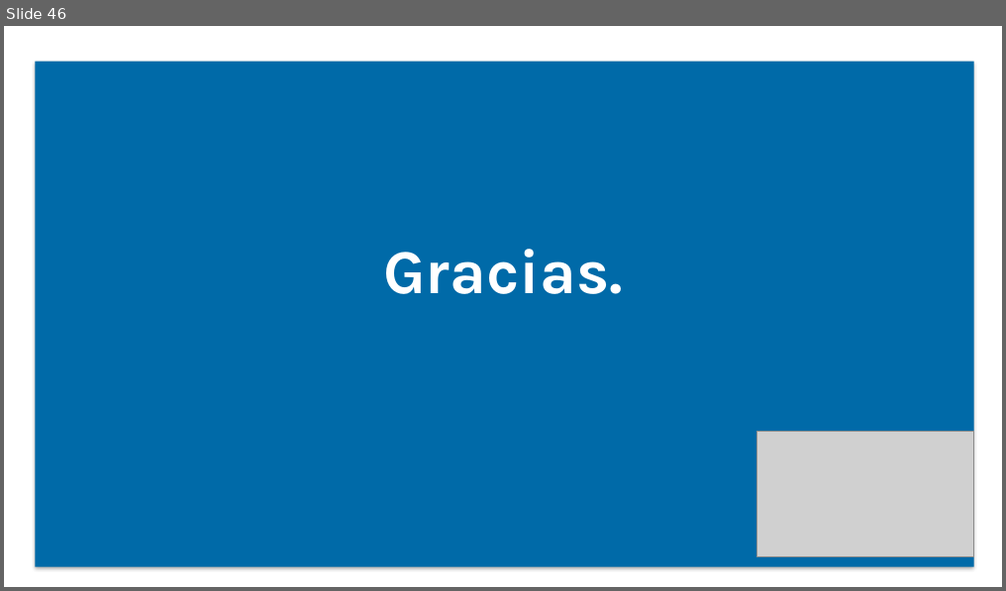
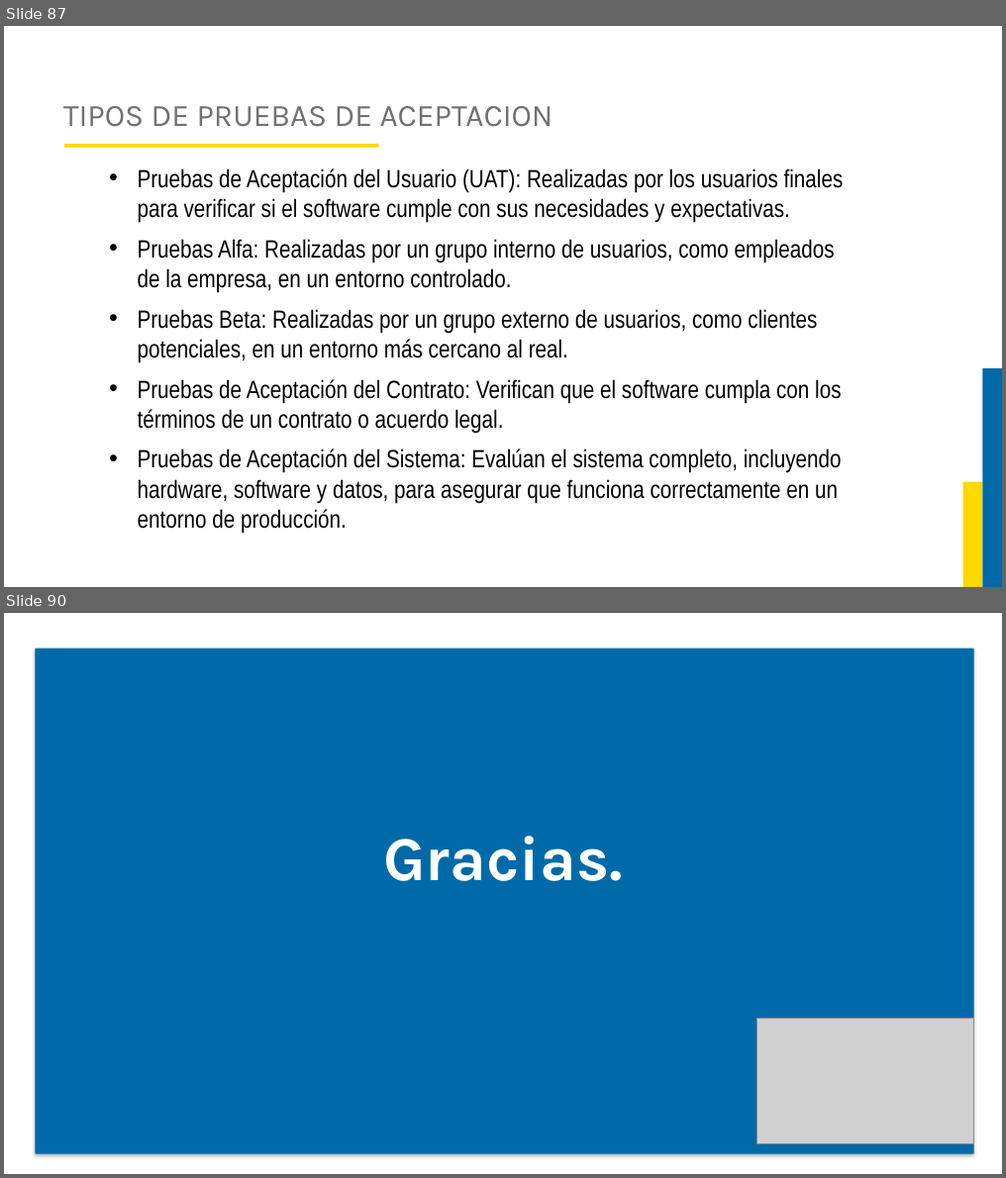
Before and after one commit to JorgeAlejandroAguirreGutierrez/proyecto-luis, a slide deck: Curso Ingenieria del Software 2/Diapositivas.pptx. Shown one above the other, each under a label of ours: slide 46 before the commit, slides 87 and 90 after it; the slides between them are not shown. The pictures are 1006x591 and 1006x1178 pixels, drawn with LibreOffice and Linux fonts; fonts in the diff are those of the drawing; grey boxes stand for pictures; background and template pictures are left out. Boxes give left, top, right and bottom in pixels: in the first picture for what was removed or moved away, otherwise in the second. Text is boxed around its words. In the diff, an @@ line names an element or a change of style, - is before the commit and + after.

```diff
--- a/Curso Ingenieria del Software 2/Diapositivas.pptx
+++ b/Curso Ingenieria del Software 2/Diapositivas.pptx
@@ slide 87 added at <box>4,26,1002,587</box>, background #FFFFFF @@
@@ title added at <box>63,106,553,127</box>, 30 pt, text #757070 @@
+TIPOS DE PRUEBAS DE ACEPTACION
@@ rectangle added at <box>63,144,378,148</box>, fill #FDD901 @@
@@ text added at <box>138,169,844,534</box>, 24 pt, text #000000 @@
+• Pruebas de Aceptación del Usuario (UAT): Realizadas por los usuarios finales para verificar si el software cumple con sus necesidades y expectativas.
+• Pruebas Alfa: Realizadas por un grupo interno de usuarios, como empleados de la empresa, en un entorno controlado.
+• Pruebas Beta: Realizadas por un grupo externo de usuarios, como clientes potenciales, en un entorno más cercano al real.
+• Pruebas de Aceptación del Contrato: Verifican que el software cumpla con los términos de un contrato o acuerdo legal.
+• Pruebas de Aceptación del Sistema: Evalúan el sistema completo, incluyendo hardware, software y datos, para asegurar que funciona correctamente en un entorno de producción.
@@ rectangle added at <box>982,369,1002,587</box>, fill #006AA8 @@
@@ rectangle added at <box>963,482,982,587</box>, fill #FDD901 @@
@@ what was slide 46 is now slide 90 @@
```
Also in this commit, not shown: 1 slide changed, 43 other slides added, 1 other file.
